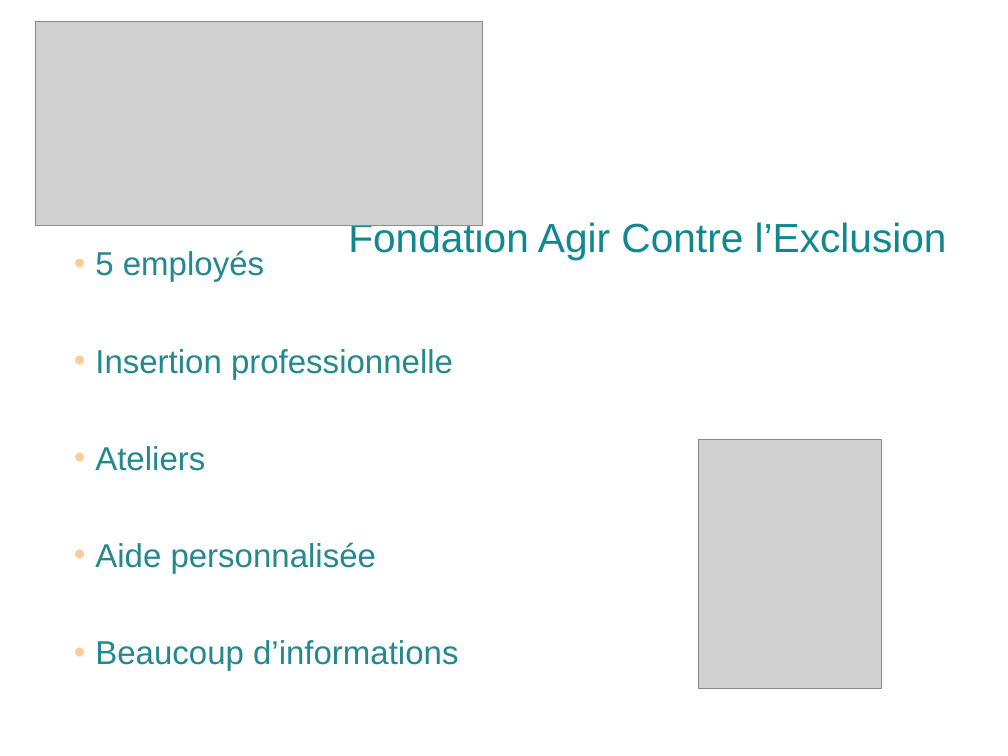
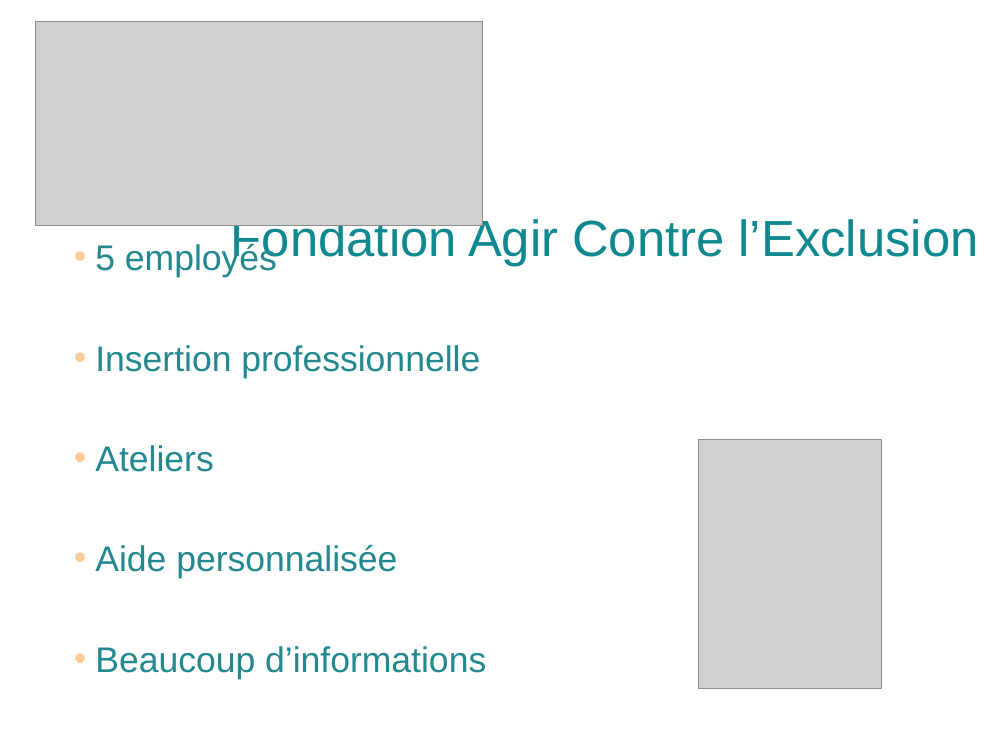
Before and after one commit to solenehuault/projets_certif, a slide deck: slide 2 of FACE/slides-face.odp. Drawn at 1008x756 pixels with LibreOffice and Linux fonts; fonts in the diff are those of the drawing; grey boxes stand for pictures. Boxes give left, top, right and bottom in pixels: in the first picture for what was removed or moved away, otherwise in the second. Text is boxed around its words. In the diff, an @@ line names an element or a change of style, - is before the commit and + after.

```diff
--- a/FACE/slides-face.odp
+++ b/FACE/slides-face.odp
@@ title "Fondation Agir Contre l’Exclusion": place and size @@
-title "Fondation Agir Contre l’Exclusion" at box(348, 219, 947, 259)
+title "Fondation Agir Contre l’Exclusion" at box(231, 215, 979, 266)
@@ title "Fondation Agir Contre l’Exclusion" at box(231, 215, 979, 266): size 32 to 40 pt @@
@@ text "5 employés" at box(95, 243, 486, 679): size 26 to 28 pt @@
```
Also in this commit, not shown: 3 other slides changed, 4 slides added, 2 slides removed.
